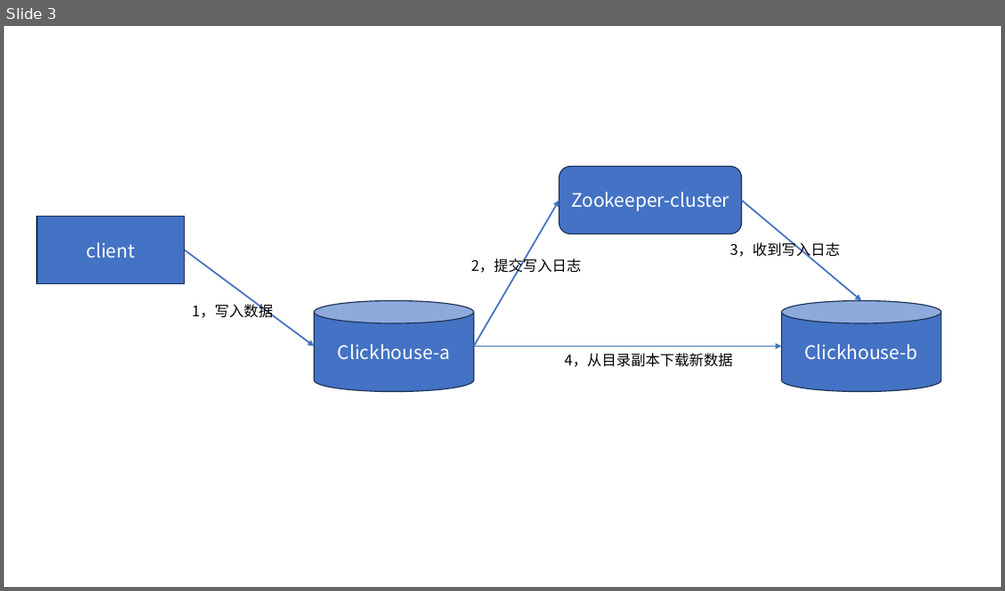
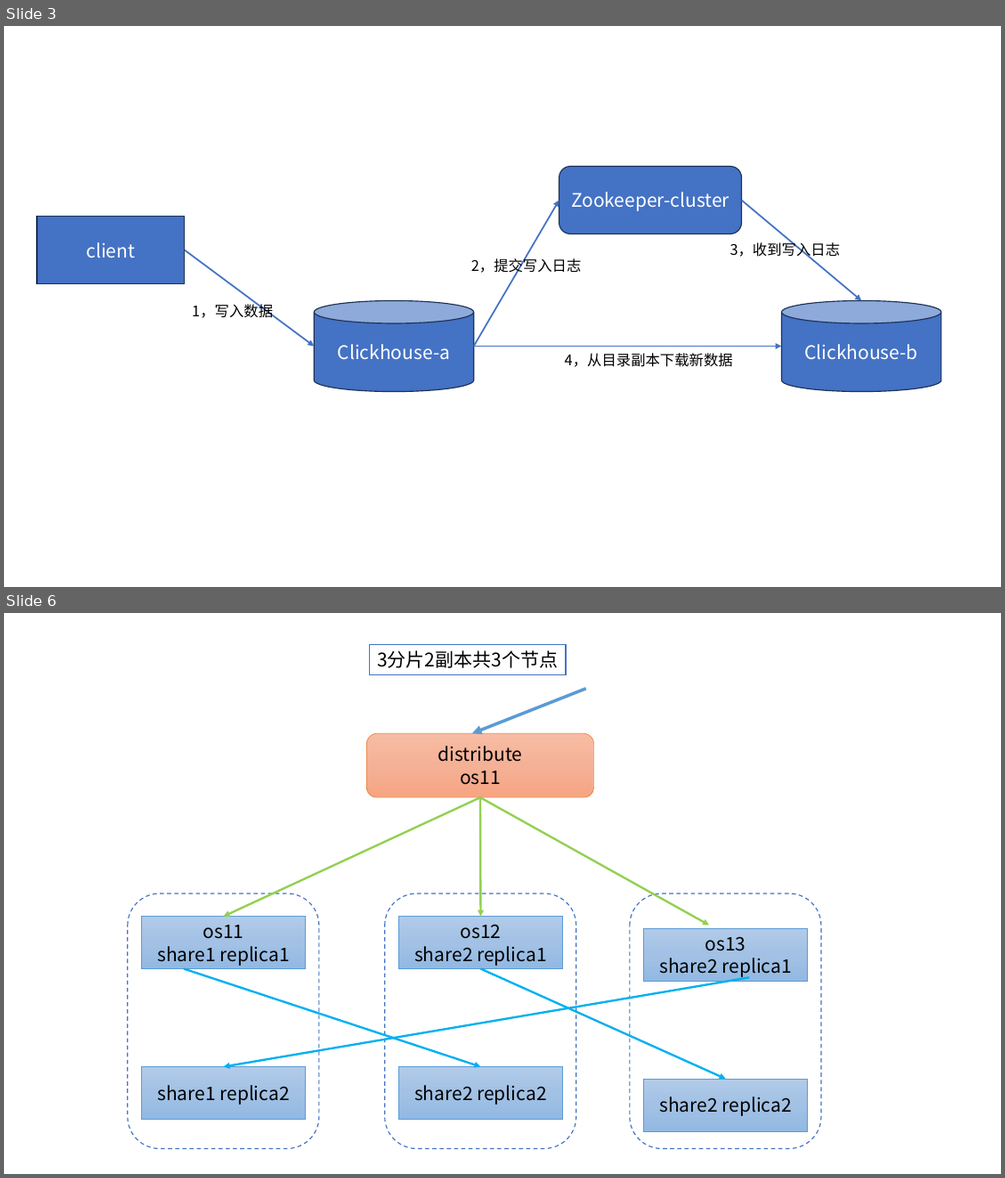
Before and after one commit to kkzfl22/learn-md, a slide deck: clickhouse/Clickhouse.pptx. Shown one above the other, each under a label of ours: slide 3 before the commit, slides 3 and 6 after it; the slides between them are not shown. The pictures are 1005x591 and 1005x1178 pixels, drawn with LibreOffice and Linux fonts; fonts in the diff are those of the drawing. Boxes give left, top, right and bottom in pixels: in the first picture for what was removed or moved away, otherwise in the second. Text is boxed around its words. In the diff, an @@ line names an element or a change of style, - is before the commit and + after.

Commit message:
CK集群三个节点，验证三个分片，2副本的操作。

```diff
--- a/clickhouse/Clickhouse.pptx
+++ b/clickhouse/Clickhouse.pptx
@@ slide 6 added at (4,613,1001,1174), background #FFFFFF @@
@@ rectangle added at (370,644,566,674), fill #FFFFFF, outline #4472C4 1 pt, 18 pt, text #000000 @@
+3分片2副本共3个节点
@@ arrow added from (586, 689) to (472, 733), #5B9BD5 3 pt @@
@@ rounded rectangle added at (367,733,594,798), fill gradient #F7BDA5 to #F5B196 to #F8A582, outline #ED7D31 0.5 pt, 18 pt, text #000000 @@
+distribute
+os11
@@ arrow added from (480, 798) to (223, 916), #92D050 2 pt @@
@@ arrow added from (480, 798) to (481, 916), #92D050 2 pt @@
@@ arrow added from (480, 798) to (709, 925), #92D050 2 pt @@
@@ rounded rectangle added at (128,893,319,1149), fill #FFFFFF, outline #4472C4 1 pt dashed @@
@@ rounded rectangle added at (385,893,576,1149), fill #FFFFFF, outline #4472C4 1 pt dashed @@
@@ rounded rectangle added at (630,893,821,1149), fill #FFFFFF, outline #4472C4 1 pt dashed @@
@@ rectangle added at (142,916,306,969), fill gradient #B1CBE9 to #A3C1E5 to #93B9E4, outline #5B9BD5 0.5 pt, 18 pt, text #000000 @@
+os11
+share1 replica1
@@ rectangle added at (399,916,563,969), fill gradient #B1CBE9 to #A3C1E5 to #93B9E4, outline #5B9BD5 0.5 pt, 18 pt, text #000000 @@
+os12
+share2 replica1
@@ rectangle added at (644,929,808,981), fill gradient #B1CBE9 to #A3C1E5 to #93B9E4, outline #5B9BD5 0.5 pt, 18 pt, text #000000 @@
+os13
+share2 replica1
@@ arrow added from (184, 969) to (481, 1067), #00B0F0 2 pt @@
@@ arrow added from (750, 977) to (223, 1067), #00B0F0 2 pt @@
@@ arrow added from (481, 969) to (726, 1078), #00B0F0 2 pt @@
@@ rectangle added at (142,1067,306,1119), fill gradient #B1CBE9 to #A3C1E5 to #93B9E4, outline #5B9BD5 0.5 pt, 18 pt, text #000000 @@
+share1 replica2
@@ rectangle added at (399,1067,563,1119), fill gradient #B1CBE9 to #A3C1E5 to #93B9E4, outline #5B9BD5 0.5 pt, 18 pt, text #000000 @@
+share2 replica2
@@ rectangle added at (644,1078,808,1131), fill gradient #B1CBE9 to #A3C1E5 to #93B9E4, outline #5B9BD5 0.5 pt, 18 pt, text #000000 @@
+share2 replica2
```
Also in this commit, not shown: 2 other slides added, 4 other files.
